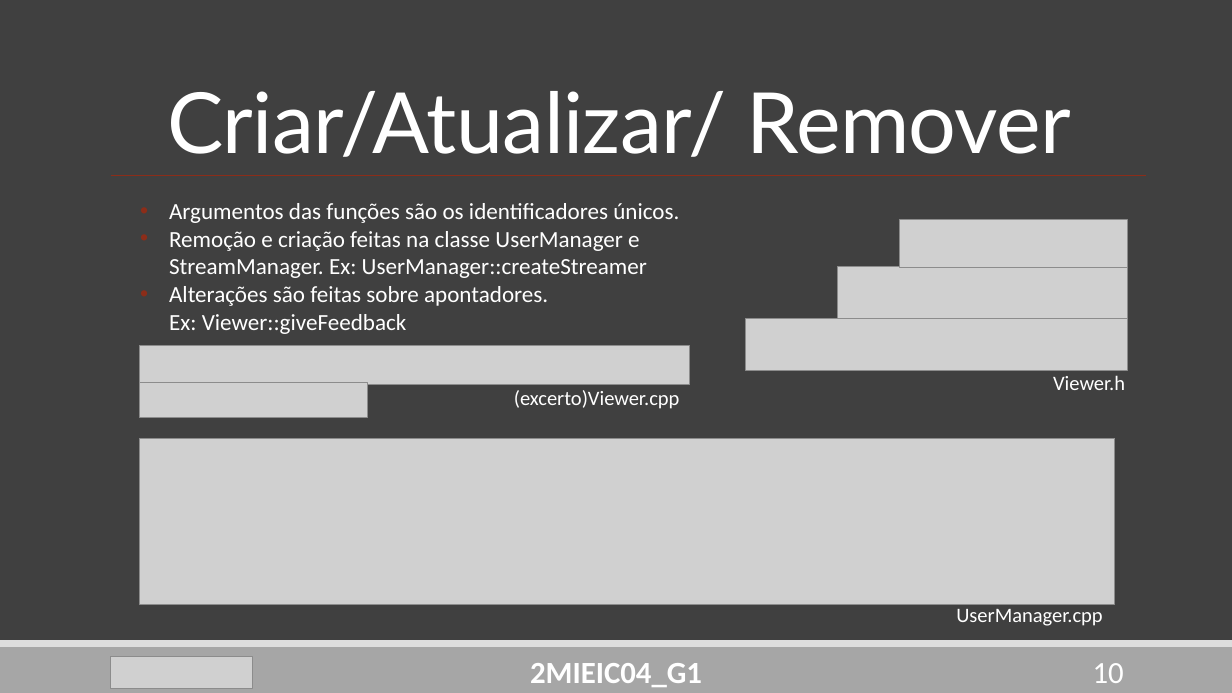
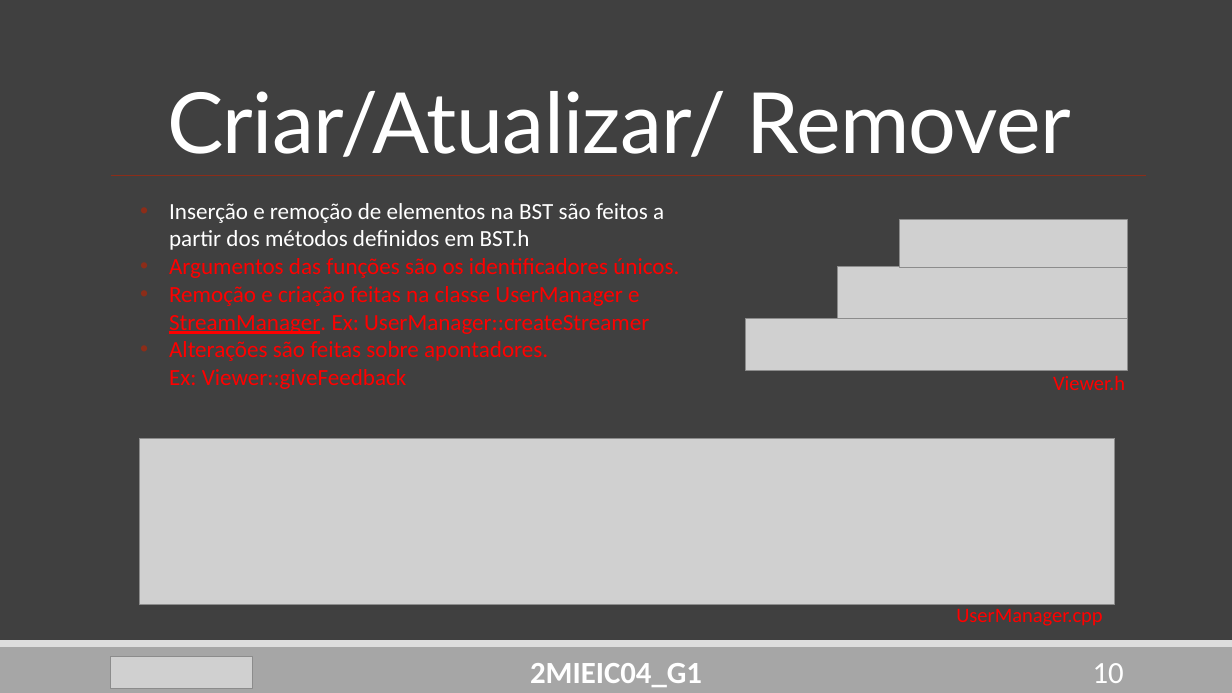
Before and after one commit to DoStini/FEUP-AEDA-proj, a slide deck: slide 10 of StreamZ__P2.pptx. Drawn at 1232x693 pixels with LibreOffice and Linux fonts; fonts in the diff are those of the drawing; grey boxes stand for pictures. Boxes give left, top, right and bottom in pixels: in the first picture for what was removed or moved away, otherwise in the second. Text is boxed around its words. In the diff, an @@ line names an element or a change of style, - is before the commit and + after.

```diff
--- a/StreamZ__P2.pptx
+++ b/StreamZ__P2.pptx
@@ text at (x1=169, y1=203, x2=664, y2=250): paragraph added @@
+• Inserção e remoção de elementos na BST são feitos a partir dos métodos definidos em BST.h
@@ text at (x1=169, y1=258, x2=679, y2=389): text colour #FFFFFF to #FF0000 in "Argumentos das funções são os identificadores únicos.", "Remoção e criação feitas na classe UserManager ...", "Alterações são feitas sobre apontadores. Ex: Viewer::giveFee ..."; underline on in "StreamManager." @@
@@ picture removed at (x1=140, y1=346, x2=690, y2=384) @@
@@ picture removed at (x1=140, y1=383, x2=368, y2=418) @@
@@ text "Viewer.h" at (x1=1053, y1=375, x2=1125, y2=390): text colour #FFFFFF to #FF0000 @@
@@ text removed at (x1=514, y1=390, x2=680, y2=409) @@
-(excerto)Viewer.cpp
@@ text "UserManager.cpp" at (x1=956, y1=609, x2=1102, y2=626): text colour #FFFFFF to #FF0000 @@
```
Also in this commit, not shown: 11 other slides changed, 2 other files.
